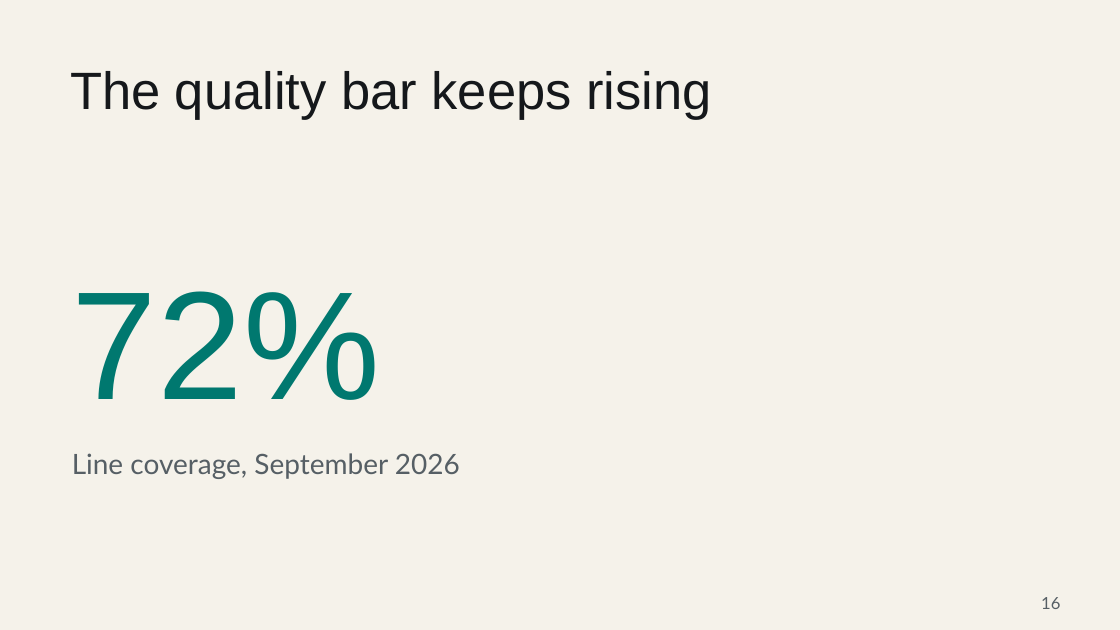
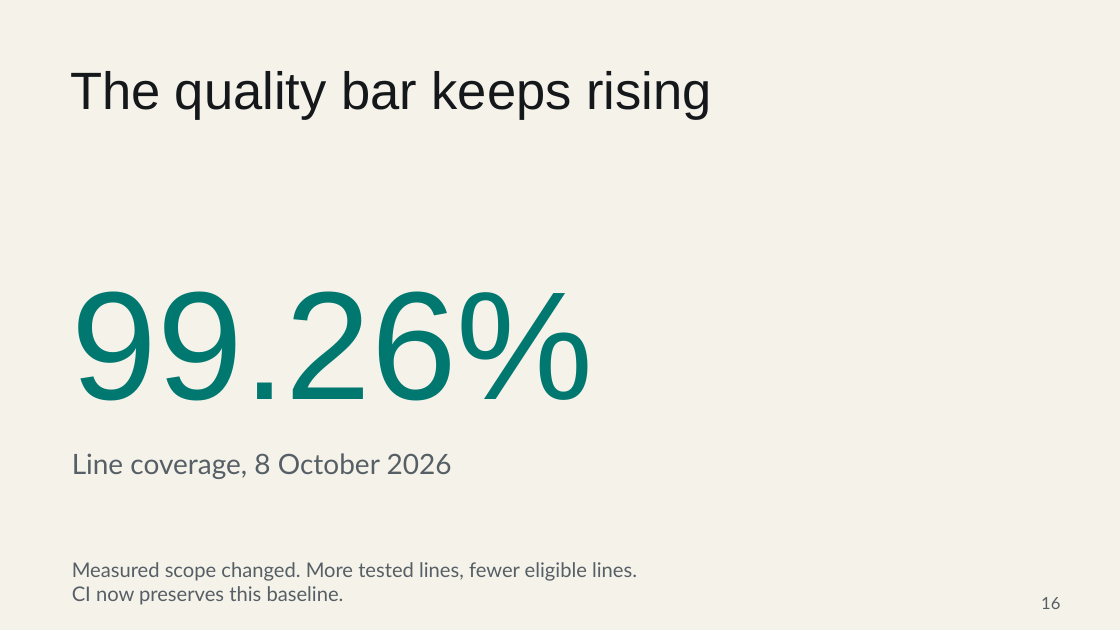
Before and after one commit to JohnAdib/mradib.com, a slide deck: slide 16 of resources/talks/beyond-the-qa-bottleneck.pptx. Drawn at 1120x630 pixels with LibreOffice and Linux fonts; fonts in the diff are those of the drawing. Boxes give left, top, right and bottom in pixels: in the first picture for what was removed or moved away, otherwise in the second. Text is boxed around its words. In the diff, an @@ line names an element or a change of style, - is before the commit and + after.

Commit message:
Update QA article and talk with October evidence and confirmed event (#167)

```diff
--- a/resources/talks/beyond-the-qa-bottleneck.pptx
+++ b/resources/talks/beyond-the-qa-bottleneck.pptx
@@ text at (72,291,594,401): text changed @@
-72%
+99.26%
@@ text at (72,453,452,479): text changed @@
-Line coverage, September 2026
+Line coverage, 8 October 2026
@@ text added at (72,562,637,605), 17.2 pt, text #565F65 @@
+Measured scope changed. More tested lines, fewer eligible lines.
+CI now preserves this baseline.
```
Also in this commit, not shown: 12 other slides changed, 24 other files.
